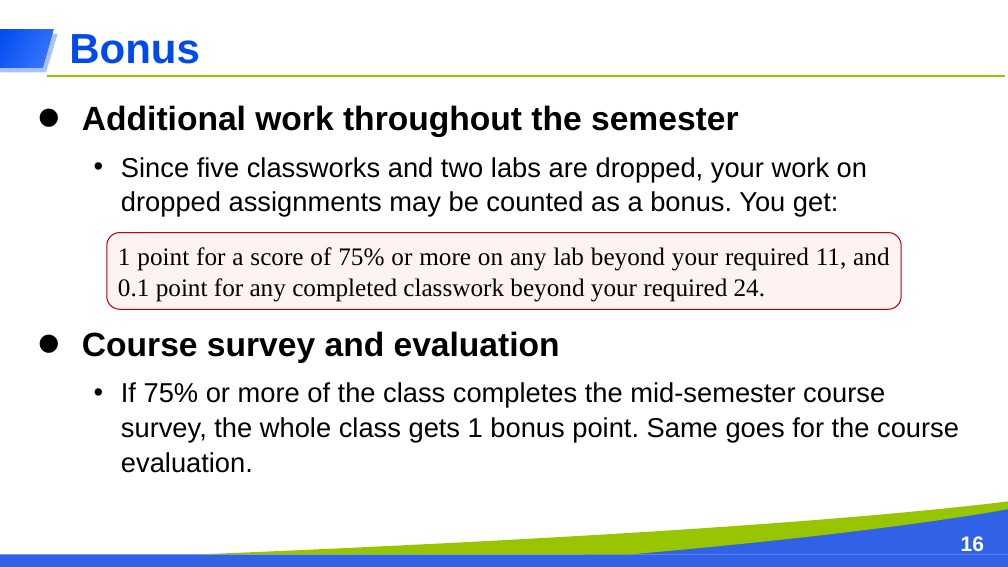
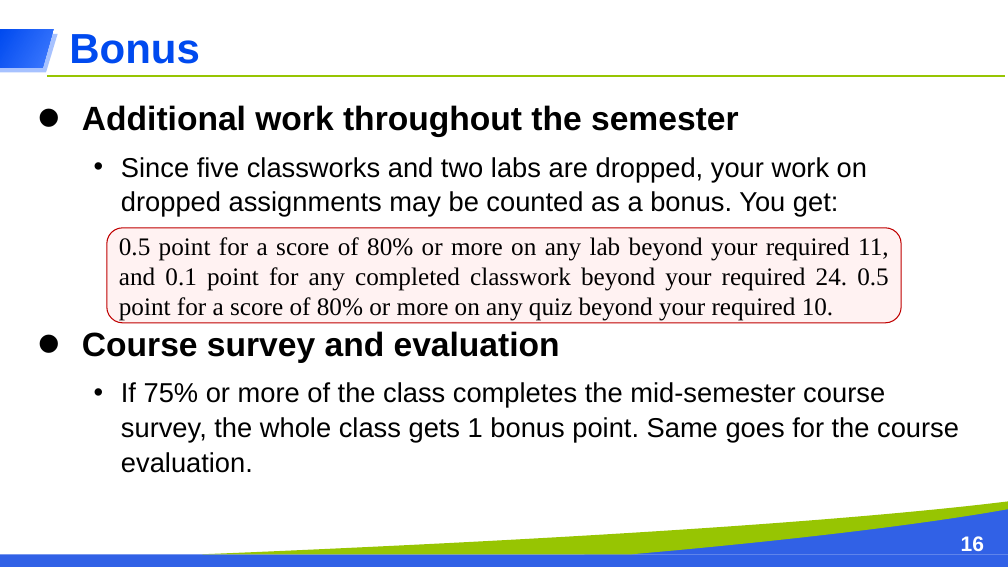
Before and after one commit to fangtian-zhong/fangtian-zhong.github.io, a slide deck: slide 16 of teaching/csci112-fall-2024/lectures/ppts/CSCI_112_Programming_with_C_20240117.pptx. Drawn at 1008x567 pixels with LibreOffice and Linux fonts; fonts in the diff are those of the drawing. Boxes give left, top, right and bottom in pixels: in the first picture for what was removed or moved away, otherwise in the second. Text is boxed around its words. In the diff, an @@ line names an element or a change of style, - is before the commit and + after.

```diff
--- a/teaching/csci112-fall-2024/lectures/ppts/CSCI_112_Programming_with_C_20240117.pptx
+++ b/teaching/csci112-fall-2024/lectures/ppts/CSCI_112_Programming_with_C_20240117.pptx
@@ rounded rectangle "0.5 point for a score ...": place and size @@
-rounded rectangle "0.5 point for a score ..." at [107, 233, 901, 309]
+rounded rectangle "0.5 point for a score ..." at [107, 228, 901, 323]
@@ text in rounded rectangle at [119, 237, 889, 321]: text changed @@
-1 point for a score of 75% or more on any lab beyond your required 11, and 0.1 point for any completed classwork beyond your required 24.
+0.5 point for a score of 80% or more on any lab beyond your required 11, and 0.1 point for any completed classwork beyond your required 24. 0.5 point for a score of 80% or more on any quiz beyond your required 10.
```
Also in this commit, not shown: 6 other slides changed.
